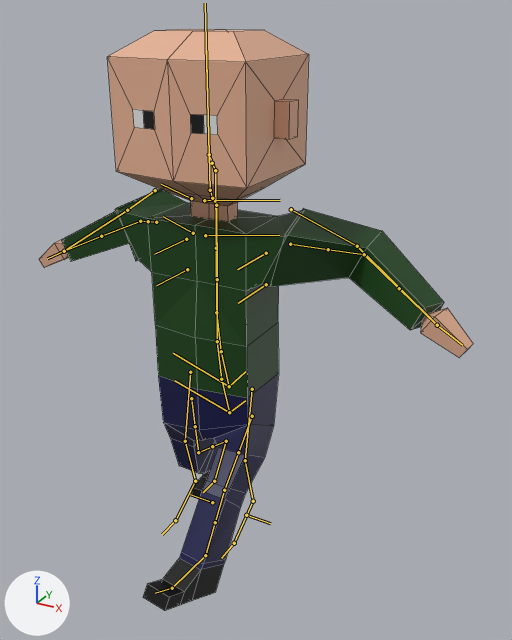
One commit to the Blender file TowerDefense/Assets/Models/default_character.blend: the scene before it, then after it.
Before and after are seen from a camera (50 mm lens) standing at (0.906, -1.435, 1.381) and looking at (0.122, -0.01, 0.669). The lights are fixed; the arrows at lower left show +X, +Y and +Z. Both versions are drawn at frame 0 of the action 'Walk'; the numbers are the values there. The bones that bend it are drawn over the model as lines. Mesh edges are drawn as thin lines.
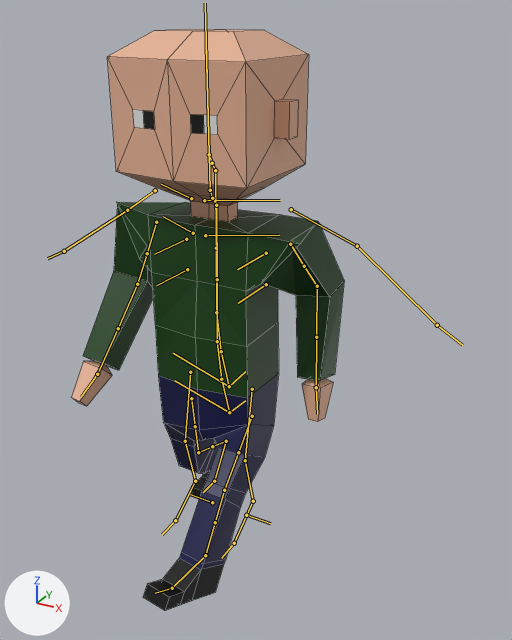
Pixel boxes [x1, y1, x2, y2] of what changed, in the pictures (512 x 640 px):
'Cube', posed (37% narrower): before [39, 29, 473, 611]; after [71, 29, 344, 611]

What the commit changed:
Bone 'hand_ik.L' (bone_hand_ik_l) moves from (0.0, 0.0, 0.0) to (0.365, -0.16, 0.021).
Bone 'hand_ik.L' (bone_hand_ik_l) turns from (0, 0, 0) to (13, -1, -50) degrees about its own x, y and z.
Bone 'hand_ik.R' (bone_hand_ik_r) moves from (0.0, 0.0, 0.0) to (-0.307, -0.15, 0.292).
Bone 'hand_ik.R' (bone_hand_ik_r) turns from (0, 0, 0) to (50, 15, 55) degrees about its own x, y and z.
